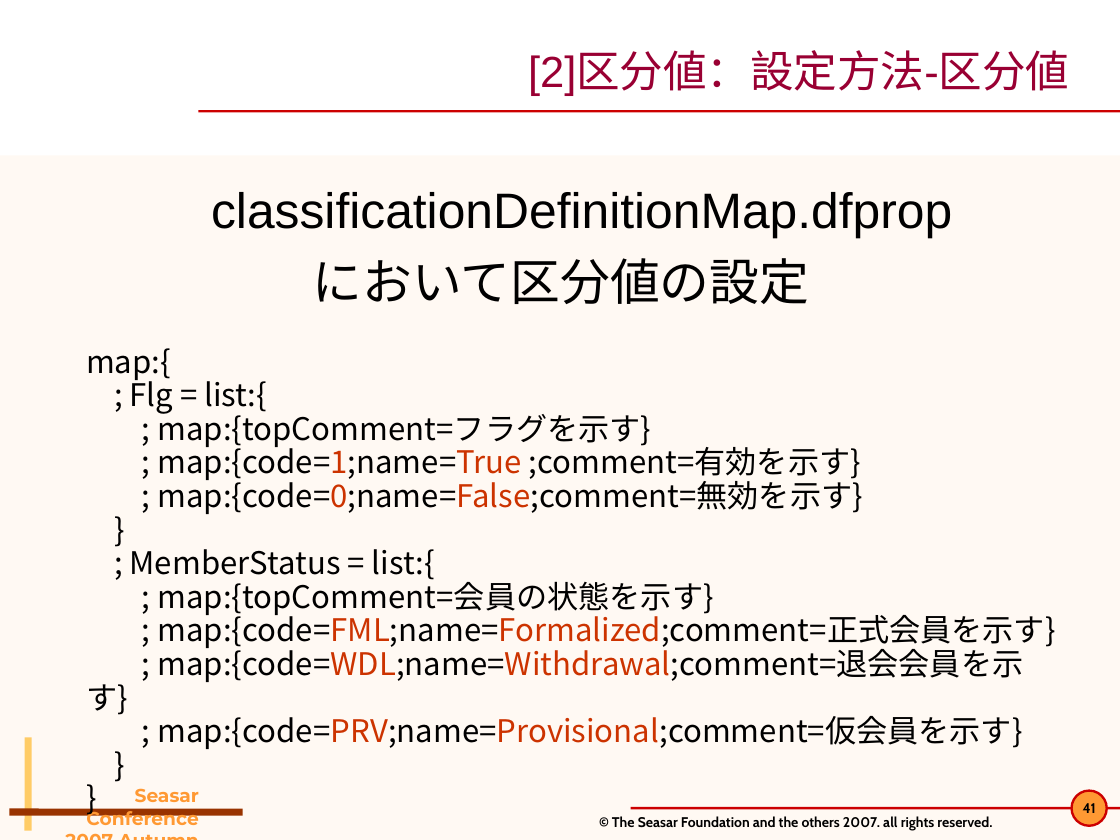
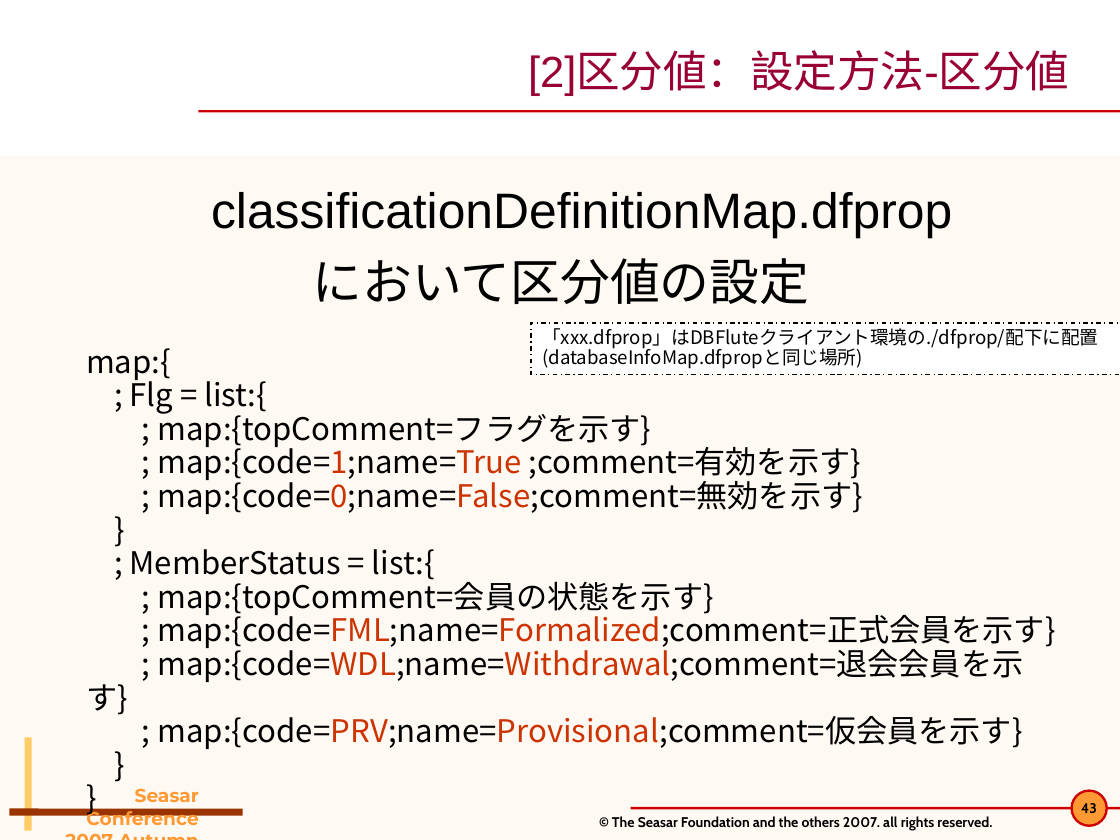
Before and after one commit to seasarorg/dbflute, a slide deck: slide 43 of dbflute/etc/doc/pres/sc2007a_2-DBFlute.ppt (slide 41 before the commit). Drawn at 1120x840 pixels with LibreOffice and Linux fonts; fonts in the diff are those of the drawing; background and template pictures are left out. Boxes give left, top, right and bottom in pixels: in the first picture for what was removed or moved away, otherwise in the second. Text is boxed around its words. In the diff, an @@ line names an element or a change of style, - is before the commit and + after.

```diff
--- a/dbflute/etc/doc/pres/sc2007a_2-DBFlute.ppt
+++ b/dbflute/etc/doc/pres/sc2007a_2-DBFlute.ppt
@@ rectangle added at [531, 323, 1120, 374], fill #FFFFFF, outline #000000 0.74 pt dashed, 12 pt, text #000000 @@
+「xxx.dfprop」はDBFluteクライアント環境の./dfprop/配下に配置
+(databaseInfoMap.dfpropと同じ場所)
@@ page number at [1081, 803, 1097, 814]: text changed @@
-41
+43
```
Also in this commit, not shown: 14 other slides changed, 2 slides added, 6 other files.
